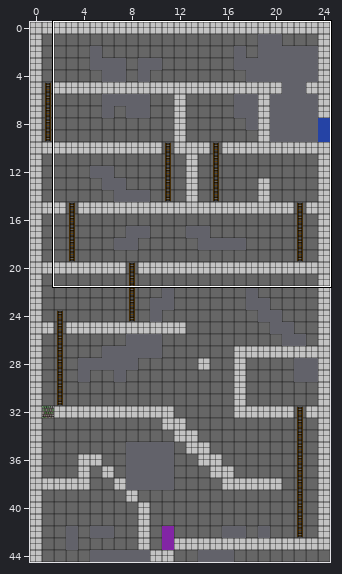
One commit to this Tiled map: tower-of-darkness-xna/tower-of-darkness-xna/tower-of-darkness-xnaContent/maps/tower2.tmx. Above, an overview of the earlier version with the close-up marked.
Close-up. Old version:
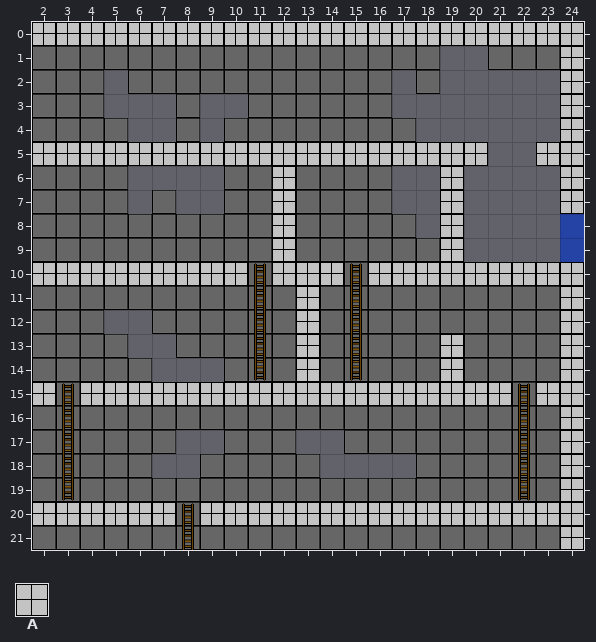
Cells are 32x32 px. Shown: x 2..24, y 0..21.
Key: from "spritesheet": A 14.
_ is an empty cell.
Layers that did not change in this view are not listed.
Layer "Foreground" before, first column x 2:
 0 AAAAAAAAAAAAAAAAAAAAAAA
 1 ______________________A
 2 ______________________A
 3 ______________________A
 4 ______________________A
 5 AAAAAAAAAAAAAAAAAAA__AA
 6 __________A______A____A
 7 __________A______A____A
 8 __________A______A_____
 9 __________A______A_____
10 AAAAAAAAA_AAA_AAAAAAAAA
11 ___________A__________A
12 ___________A__________A
13 ___________A_____A____A
14 ___________A_____A____A
15 A_AAAAAAAAAAAAAAAAAA_AA
16 ______________________A
17 ______________________A
18 ______________________A
19 ______________________A
20 AAAAAA_AAAAAAAAAAAAAAAA
21 ______________________A
And afterwards:
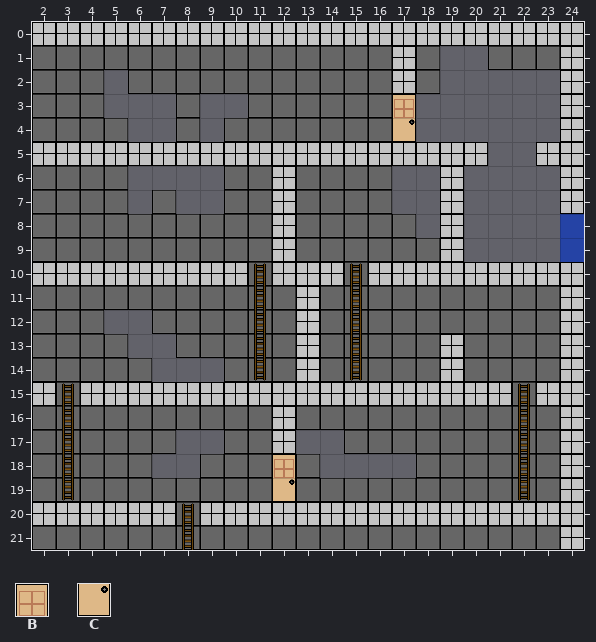
Further tiles: from "spritesheet": B 28, C 38.
Tiles of an added or newly shown layer are drawn over the layers below it.
Edits made:
Layer "Foreground":
y 1..2: x 17 _ -> A
y 16..17: x 12 _ -> A
Layer "Doors" (added):
y 3: x 17 _ -> B
y 4: x 17 _ -> C
y 18: x 12 _ -> B
y 19: x 12 _ -> C
